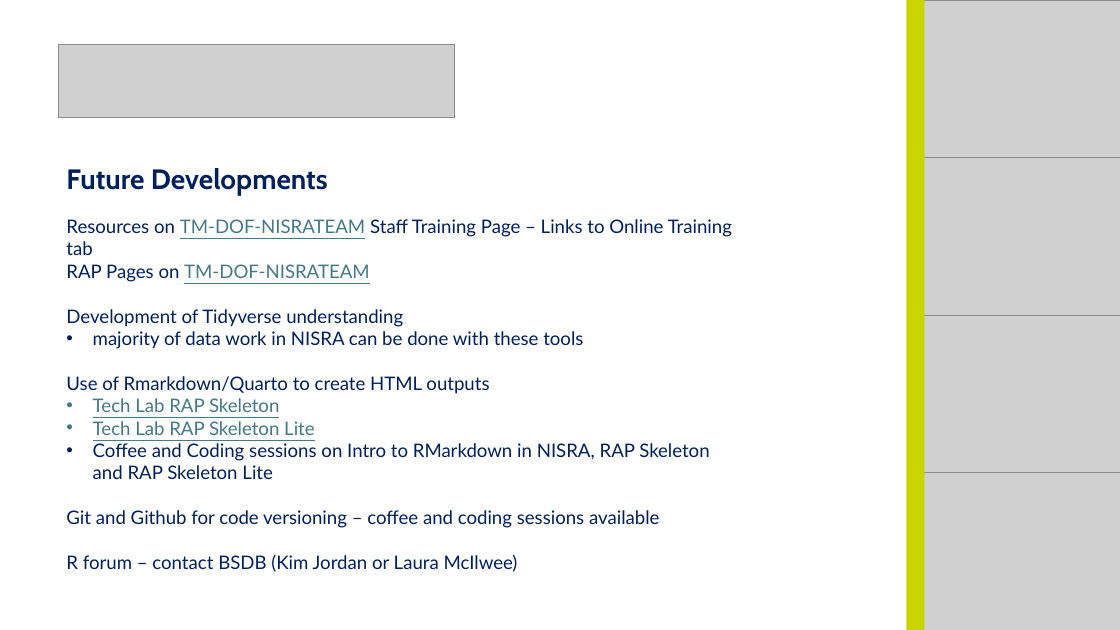
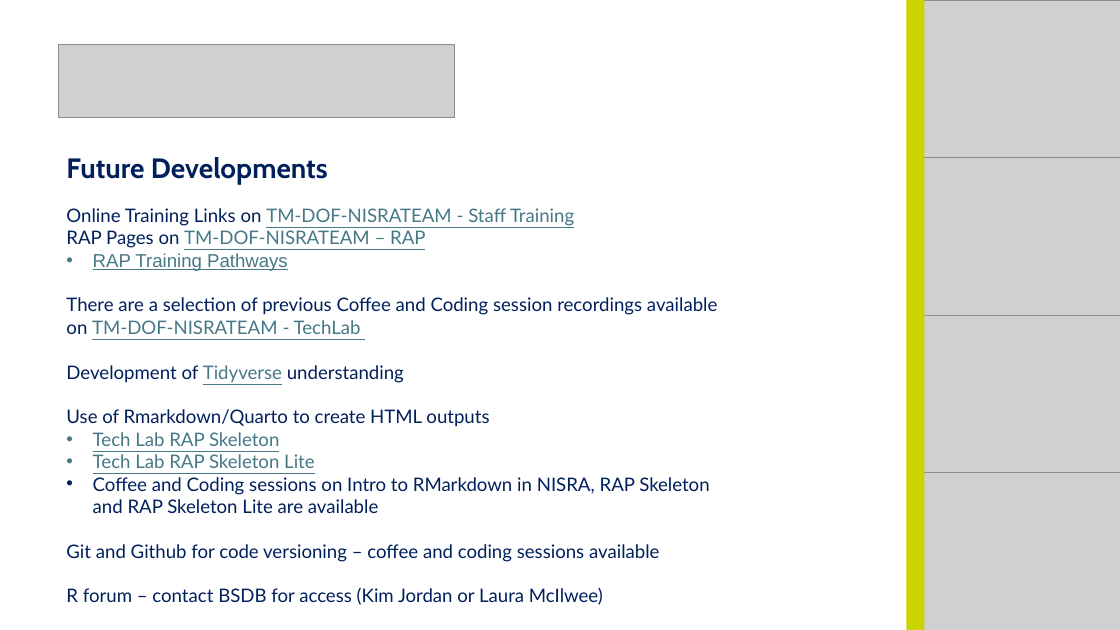
Before and after one commit to nistatisticsresearchagency/CC-r-intro, a slide deck: slide 8 of intro-slides.pptx. Drawn at 1120x630 pixels with LibreOffice and Linux fonts; fonts in the diff are those of the drawing; grey boxes stand for pictures. Boxes give left, top, right and bottom in pixels: in the first picture for what was removed or moved away, otherwise in the second. Text is boxed around its words. In the diff, an @@ line names an element or a change of style, - is before the commit and + after.

Commit message:
final slide edits for new sessions

```diff
--- a/intro-slides.pptx
+++ b/intro-slides.pptx
@@ text "Future Developments": place and size @@
-text "Future Developments" at (66, 168, 732, 572)
+text "Future Developments" at (66, 157, 717, 605)
@@ text at (66, 208, 717, 334): text changed @@
-Resources on TM-DOF-NISRATEAM Staff Training Page – Links to Online Training tab
-RAP Pages on TM-DOF-NISRATEAM
+Online Training Links on TM-DOF-NISRATEAM - Staff Training
+RAP Pages on TM-DOF-NISRATEAM – RAP
+• RAP Training Pathways
+There are a selection of previous Coffee and Coding session recordings available on TM-DOF-NISRATEAM - TechLab
@@ text at (93, 331, 583, 349): paragraph removed @@
-• majority of data work in NISRA can be done with these tools
@@ text at (66, 365, 404, 383): text colour #00205C to #467886, underline on in "Tidyverse" @@
@@ text at (93, 477, 709, 513): text changed @@
-• Coffee and Coding sessions on Intro to RMarkdown in NISRA, RAP Skeleton and RAP Skeleton Lite
+• Coffee and Coding sessions on Intro to RMarkdown in NISRA, RAP Skeleton and RAP Skeleton Lite are available
@@ text at (66, 587, 603, 605): text changed @@
-R forum – contact BSDB (Kim Jordan or Laura McIlwee)
+R forum – contact BSDB for access (Kim Jordan or Laura McIlwee)
```
Also in this commit, not shown: 1 other slide changed.
